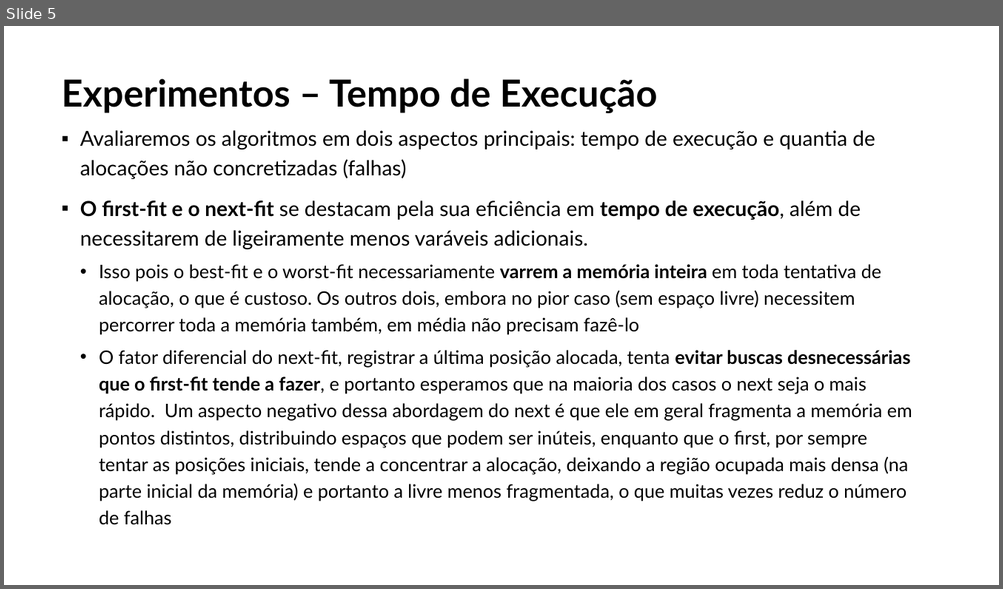
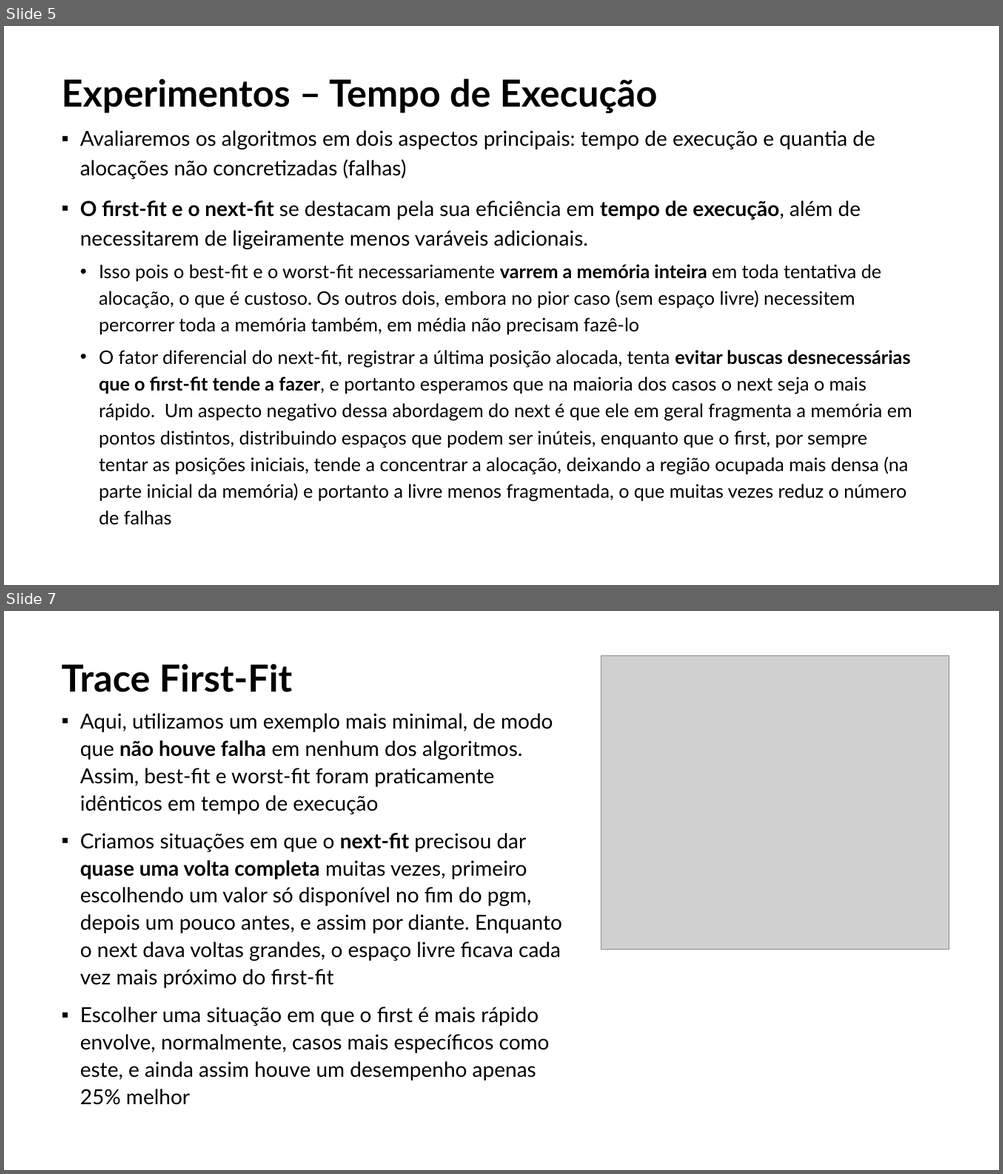
Before and after one commit to MagoDaZueira/MAC0422-EPs, a slide deck: EP3/apresentação/slides.pptx. Shown one above the other, each under a label of ours: slide 5 before the commit, slides 5 and 7 after it; the slides between them are not shown. The pictures are 1003x589 and 1003x1174 pixels, drawn with LibreOffice and Linux fonts; fonts in the diff are those of the drawing; grey boxes stand for pictures. Boxes give left, top, right and bottom in pixels: in the first picture for what was removed or moved away, otherwise in the second. Text is boxed around its words. In the diff, an @@ line names an element or a change of style, - is before the commit and + after.

```diff
--- a/EP3/apresentação/slides.pptx
+++ b/EP3/apresentação/slides.pptx
@@ slide 7 added at [4, 611, 999, 1170], background #FFFFFF @@
@@ title added at [62, 664, 293, 692], 36 pt, text #000000, bold @@
+Trace First-Fit
@@ picture added at [601, 655, 948, 950] @@
@@ text added at [80, 713, 562, 1105], 20 pt, text #000000 @@
+▪ Aqui, utilizamos um exemplo mais minimal, de modo que não houve falha em nenhum dos algoritmos. Assim, best-fit e worst-fit foram praticamente idênticos em tempo de execução
+▪ Criamos situações em que o next-fit precisou dar quase uma volta completa muitas vezes, primeiro escolhendo um valor só disponível no fim do pgm, depois um pouco antes, e assim por diante. Enquanto o next dava voltas grandes, o espaço livre ficava cada vez mais próximo do first-fit
+▪ Escolher uma situação em que o first é mais rápido envolve, normalmente, casos mais específicos como este, e ainda assim houve um desempenho apenas 25% melhor
```
Also in this commit, not shown: 1 slide changed, 4 other slides added, 1 other file.
